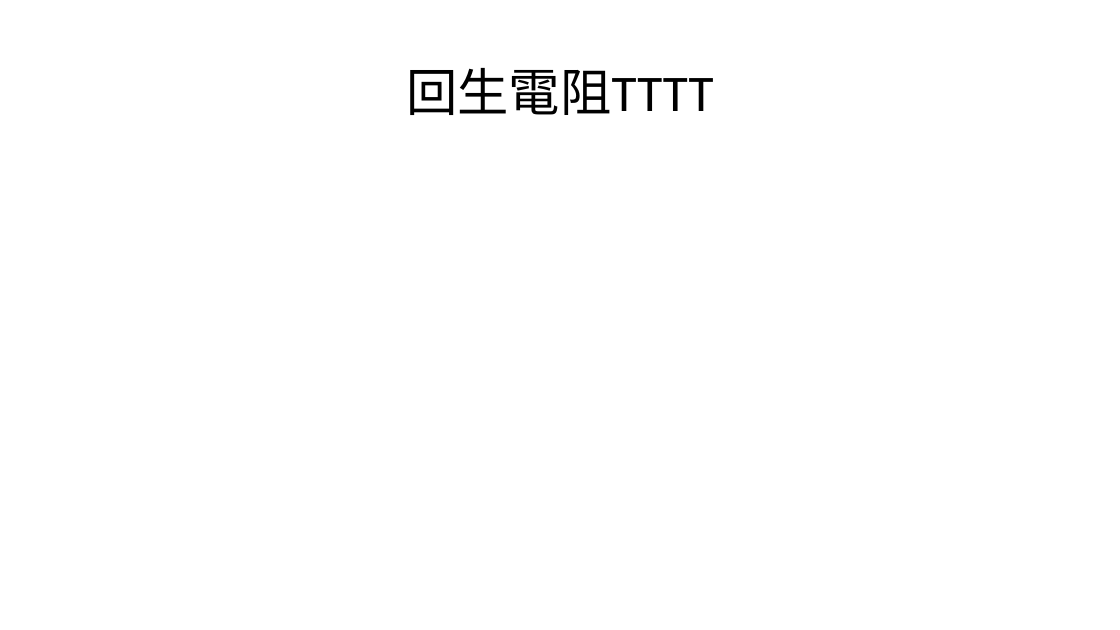
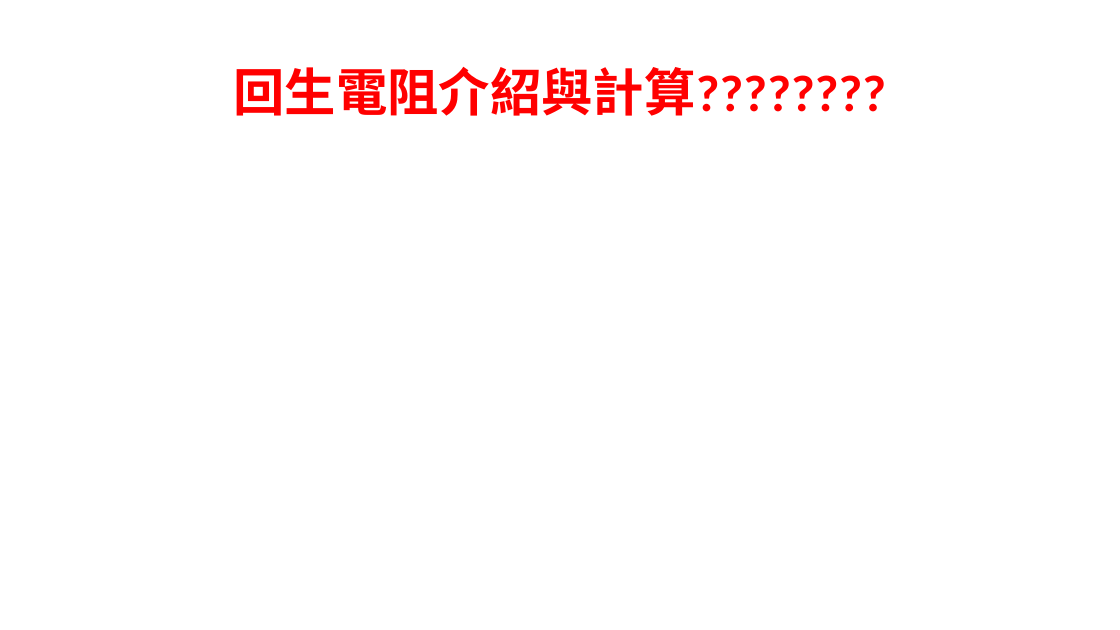
Before and after one commit to handsomeyo-wei/introduce-product-of-controllers-and-drivers, a slide deck: slide 11 of 產品簡介.pptx (slide 10 before the commit). Drawn at 1120x630 pixels with LibreOffice and Linux fonts; fonts in the diff are those of the drawing. Boxes give left, top, right and bottom in pixels: in the first picture for what was removed or moved away, otherwise in the second. Text is boxed around its words. In the diff, an @@ line names an element or a change of style, - is before the commit and + after.

```diff
--- a/產品簡介.pptx
+++ b/產品簡介.pptx
@@ title at box(234, 67, 887, 116): text changed; text colour #000000 to #FF0000; bold on @@
-回生電阻TTTT
+回生電阻介紹與計算????????
```
Also in this commit, not shown: 2 other slides changed, 11 slides added.
